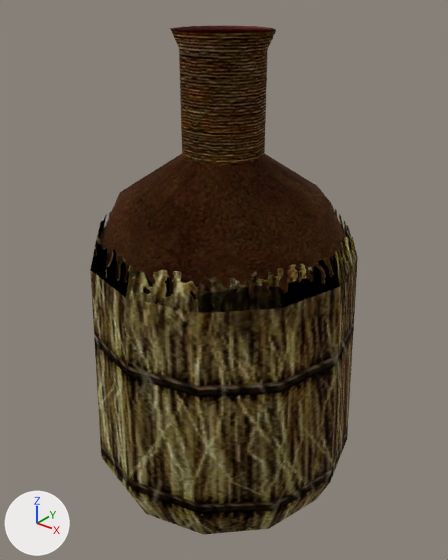
One commit to the glTF model assets/models/ITMI_RUM_02.glb: the scene before it, then after it.
One viewpoint serves both versions: a camera (50 mm lens) standing at (0.42, -0.53, 0.174) and looking at (-0.004, 0.001, -0.155). Every picture has the same lights, and +X, +Y and +Z are marked at lower left. Vertices at the same position are counted once.
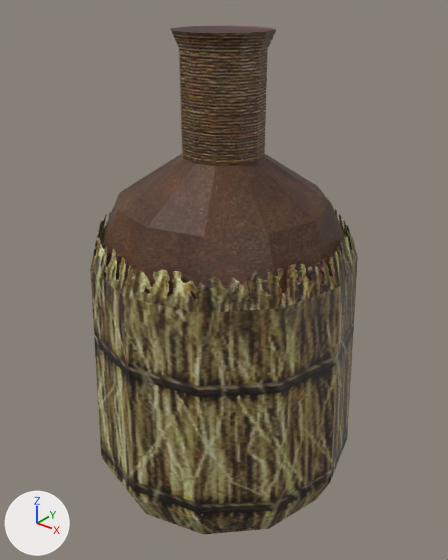
What differs and where, as boxes (x1, y1, x2, y2) in the pictures (448 x 560 px; the box of a moved part takes in the faces that stretch with it):
'Mesh', surface changed
    both: (90, 26, 358, 534)
part 1 of me_mesh, moved or reshaped
    both: (94, 49, 349, 300)

Edits to the bpy script that builds the scene:
```text
Add img_obj_misc_straws_02_1:
    img_obj_misc_straws_02_1 = load_image('Obj_Misc_Straws_02', '_unpacked/Obj_Misc_Straws_02', 64, 256, 'sRGB')
Add img_obj_misc_straws_01_1:
    img_obj_misc_straws_01_1 = load_image('Obj_Misc_Straws_01', '_unpacked/Obj_Misc_Straws_01', 512, 256, 'sRGB')
Add img_nw_seq_obj_rum_01_1:
    img_nw_seq_obj_rum_01_1 = load_image('NW_Seq_Obj_Rum_01', '_unpacked/NW_Seq_Obj_Rum_01', 256, 256, 'sRGB')
Add img_it_food_01_1:
    img_it_food_01_1 = load_image('It_Food_01', '_unpacked/It_Food_01', 512, 512, 'sRGB')
Change mat_obj_misc_straws_01:
    mat_obj_misc_straws_01.metallic: 1.0 -> 0.0
    mat_obj_misc_straws_01.roughness: 1.0 -> 0.5
    mat_obj_misc_straws_01.texture: img_obj_misc_straws_01 -> img_obj_misc_straws_01_1
Change mat_nw_seq_obj_rum_01:
    mat_nw_seq_obj_rum_01.metallic: 1.0 -> 0.0
    mat_nw_seq_obj_rum_01.roughness: 1.0 -> 0.5
    mat_nw_seq_obj_rum_01.texture: img_nw_seq_obj_rum_01 -> img_nw_seq_obj_rum_01_1
Change mat_it_food_01:
    mat_it_food_01.metallic: 1.0 -> 0.0
    mat_it_food_01.roughness: 1.0 -> 0.5
    mat_it_food_01.texture: img_it_food_01 -> img_it_food_01_1
Change mat_obj_misc_straws_02:
    where n0 = _N.new('ShaderNodeBsdfPrincipled'); n0.name = 'Principled BSDF'
    remove n0.inputs[1].default_value = 1.0  # 'Metallic'
    remove n0.inputs[2].default_value = 1.0  # 'Roughness'
    where n4 = _N.new('ShaderNodeTexImage'); n4.name = 'Image Texture'
    n4.image: img_obj_misc_straws_02 -> img_obj_misc_straws_02_1
Change me_mesh:
    where me_mesh.from_pydata(...)  # 156 vertices, 260 faces; spans x -0.173..0.162, y -0.168..0.168, z -0.436..0.128
    used by ob_mesh; location = (0.0, 0.0, 0.0)
    me_mesh part 1
    96 faces are deleted
    24 new faces join them, mat_it_food_01 (picture img_it_food_01_1)
    48 new faces join them, mat_nw_seq_obj_rum_01 (picture img_nw_seq_obj_rum_01_1)
    24 new faces join them, mat_obj_misc_straws_01 (picture img_obj_misc_straws_01_1)
    me_mesh part 2: the surface is now shaded flat
```
